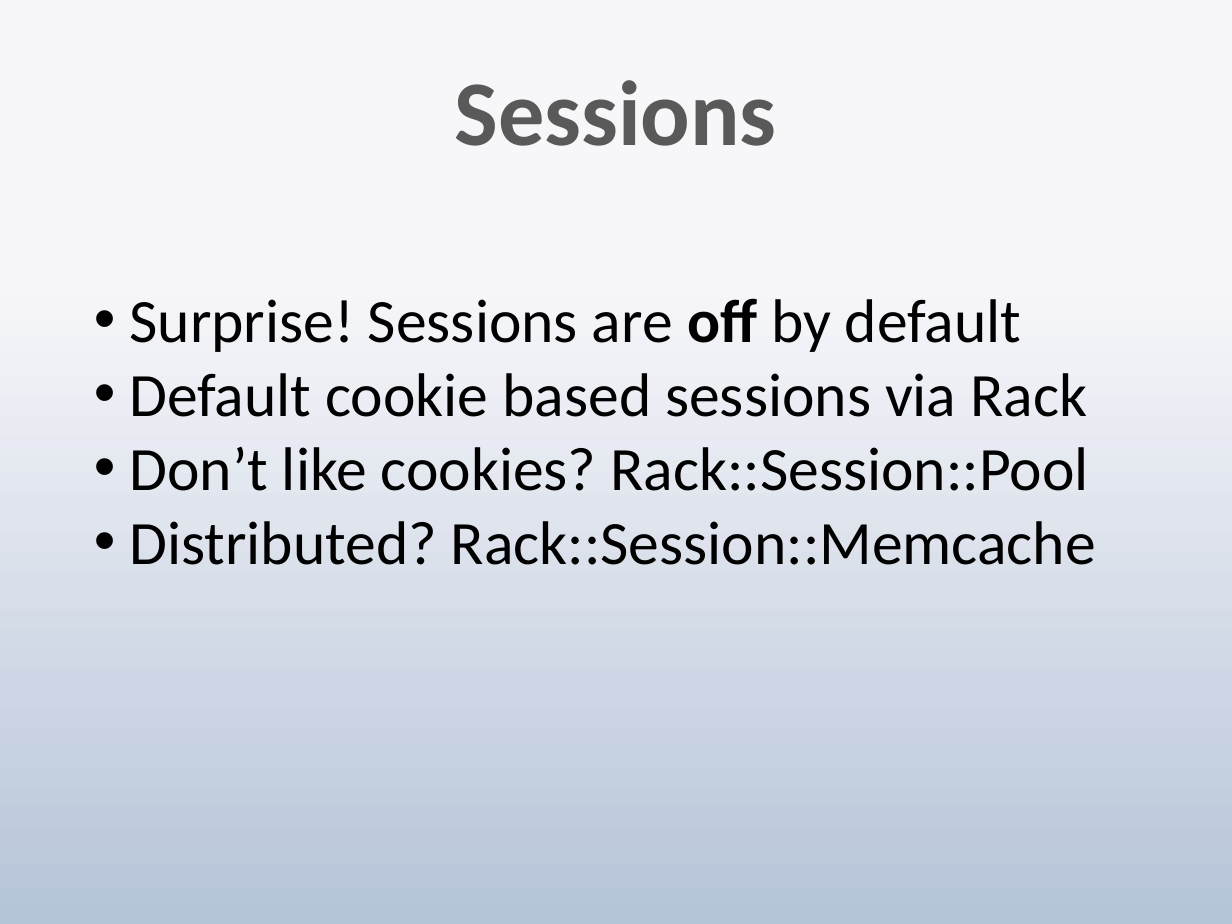
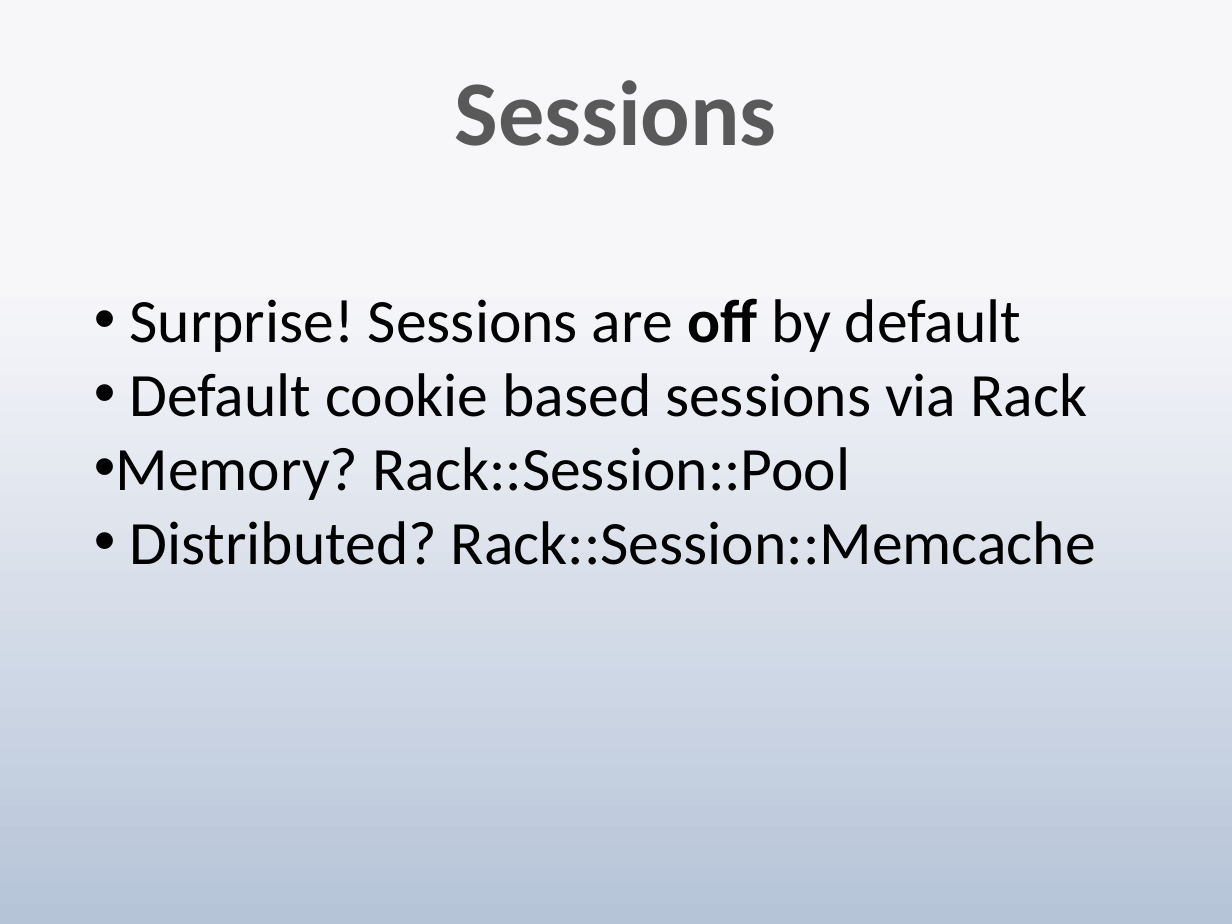
Before and after one commit to techwhizbang/sinatra_slideshow, a slide deck: slide 7 of sinatra.pptx. Drawn at 1232x924 pixels with LibreOffice and Linux fonts; fonts in the diff are those of the drawing. Boxes give left, top, right and bottom in pixels: in the first picture for what was removed or moved away, otherwise in the second. Text is boxed around its words. In the diff, an @@ line names an element or a change of style, - is before the commit and + after.

Commit message:
slides

```diff
--- a/sinatra.pptx
+++ b/sinatra.pptx
@@ text at (115, 447, 850, 500): text changed @@
-• Don’t like cookies? Rack::Session::Pool
+• Memory? Rack::Session::Pool
```
Also in this commit, not shown: 5 other slides changed, 2 slides added.
